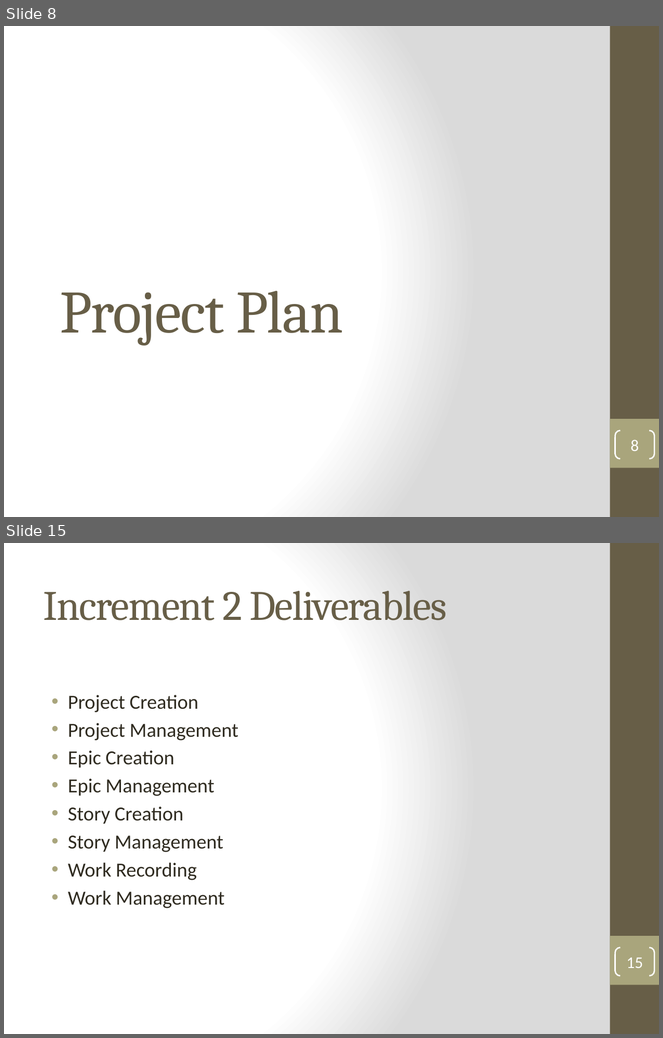
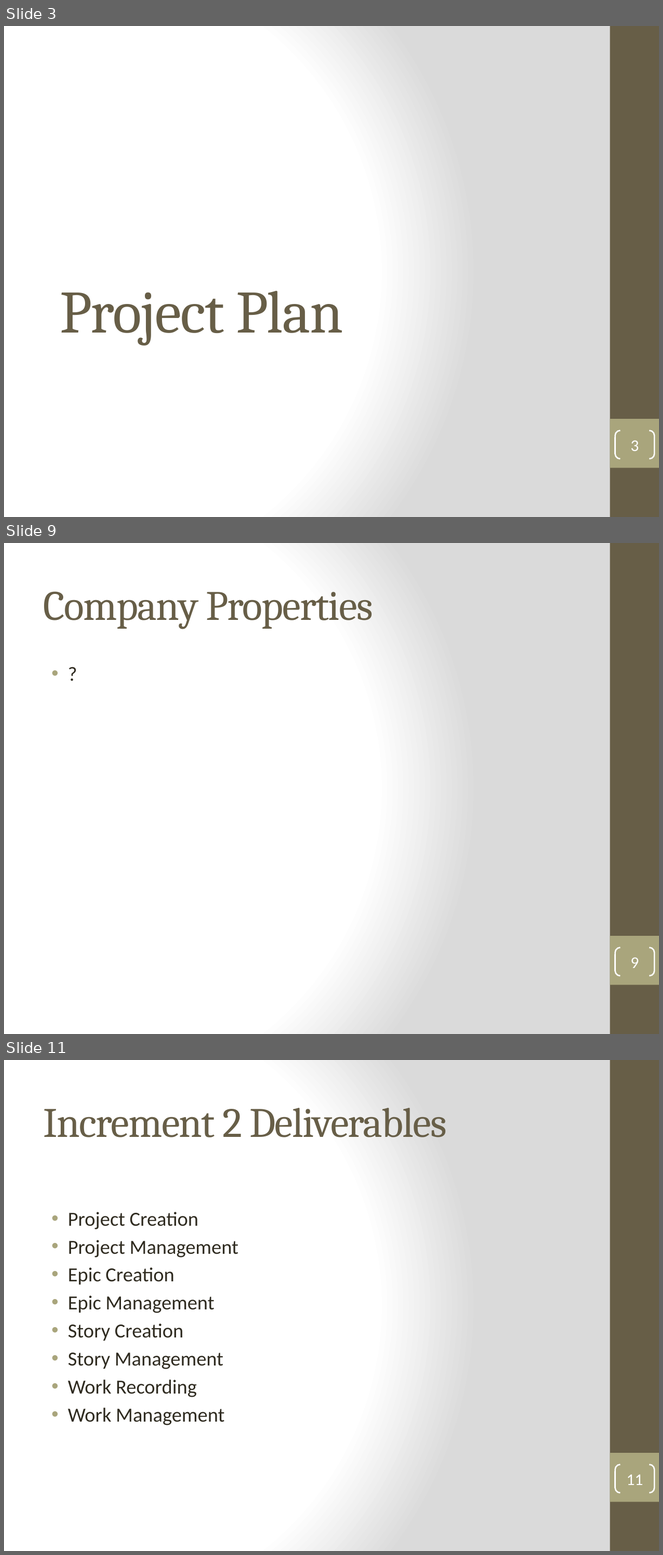
Before and after one commit to DanLain/ProjectManagement, a slide deck: Project Plan/Team 3 Vision and Proejct Plan.pptx. Shown one above the other, each under a label of ours: slides 8 and 15 before the commit, slides 3, 9 and 11 after it; the slides between them are not shown. The pictures are 663x1038 and 663x1555 pixels, drawn with LibreOffice and Linux fonts; fonts in the diff are those of the drawing. Boxes give left, top, right and bottom in pixels: in the first picture for what was removed or moved away, otherwise in the second. Text is boxed around its words. In the diff, an @@ line names an element or a change of style, - is before the commit and + after.

```diff
--- a/Project Plan/Team 3 Vision and Proejct Plan.pptx
+++ b/Project Plan/Team 3 Vision and Proejct Plan.pptx
@@ slide 9 added at box(4, 543, 659, 1034), background gradient #FFFFFF to #DADADA; not listed: 2 template elements that a slide beside it also shows @@
@@ title added at box(44, 591, 373, 629), 46 pt, text #675E47 @@
+Company Properties
@@ text added at box(37, 657, 583, 1002), 22 pt, text #2F2B20 @@
+• ?
@@ page number added at box(616, 948, 655, 976), outline #FFFFFF 1.5 pt, 18 pt, text #FFFFFF @@
+9
@@ what was slide 8 is now slide 3 @@
@@ page number at box(631, 440, 639, 451): text changed @@
-8
+3
@@ what was slide 15 is now slide 11 @@
@@ page number at box(626, 1475, 643, 1485): text changed @@
-15
+11
```
Also in this commit, not shown: 2 slides changed, 5 other slides added, 11 slides removed.
